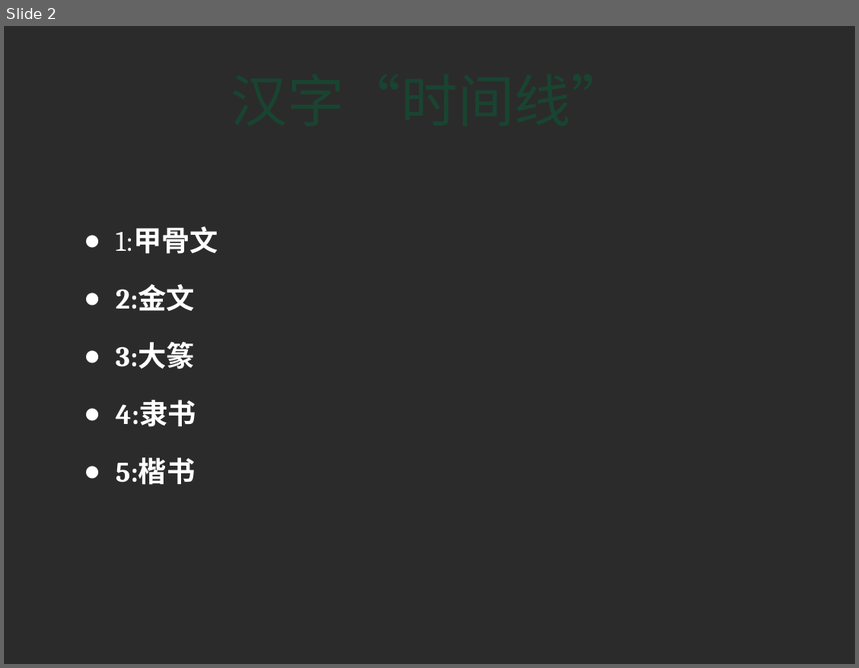
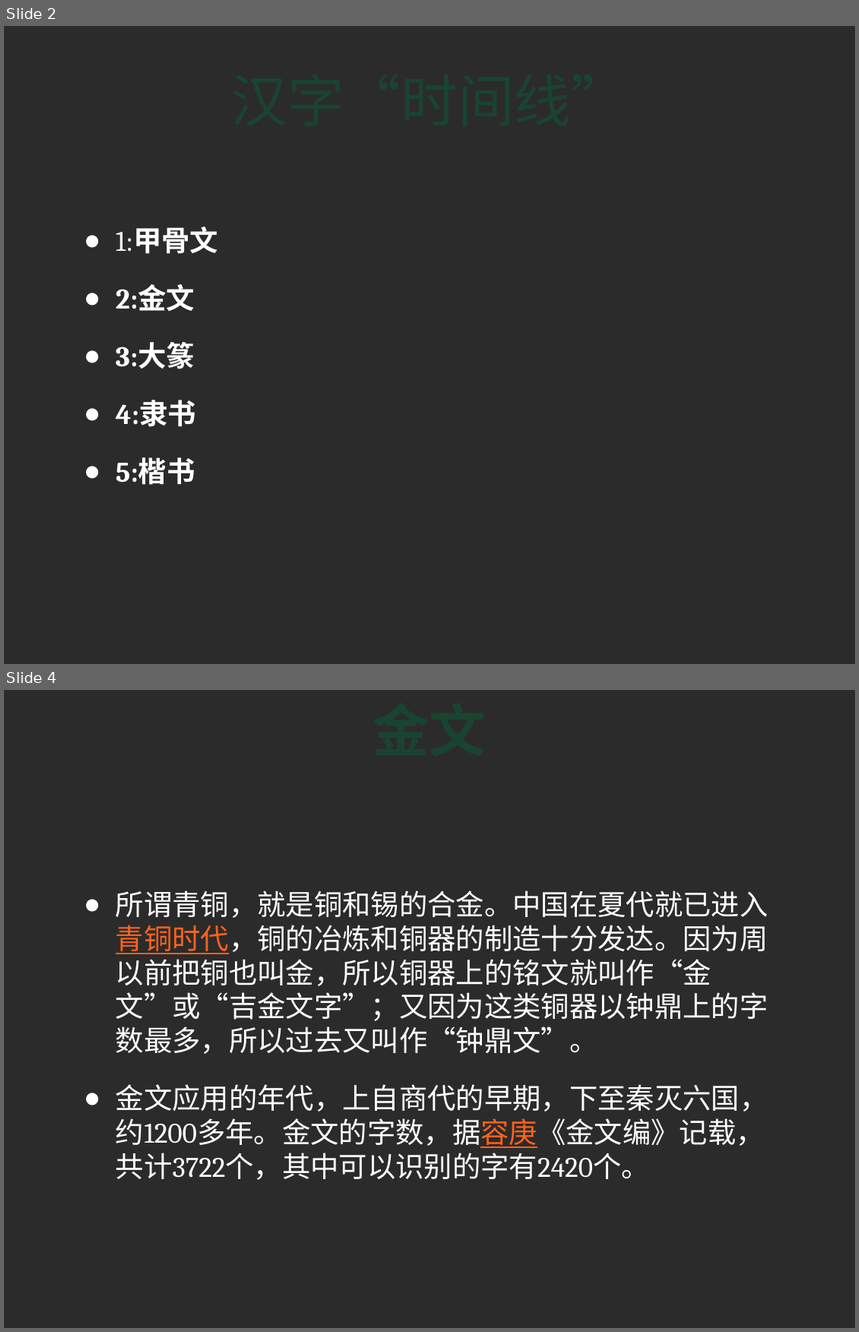
Before and after one commit to calvinweb/ppt, a slide deck: 有趣的汉字.pptx. Shown one above the other, each under a label of ours: slide 2 before the commit, slides 2 and 4 after it; the slides between them are not shown. The pictures are 859x668 and 859x1332 pixels, drawn with LibreOffice and Linux fonts; fonts in the diff are those of the drawing; background and template pictures are left out; a plain dark background stands for a picture behind light text. Boxes give left, top, right and bottom in pixels: in the first picture for what was removed or moved away, otherwise in the second. Text is boxed around its words. In the diff, an @@ line names an element or a change of style, - is before the commit and + after.

```diff
--- a/有趣的汉字.pptx
+++ b/有趣的汉字.pptx
@@ slide 4 added at bbox=[4, 690, 855, 1328], background picture (left out) @@
@@ title added at bbox=[75, 698, 784, 830], 48 pt, text #194431, bold @@
+金文
@@ text added at bbox=[116, 891, 769, 1180], 24 pt, text #FFFFFF @@
+● 所谓青铜，就是铜和锡的合金。中国在夏代就已进入青铜时代，铜的冶炼和铜器的制造十分发达。因为周以前把铜也叫金，所以铜器上的铭文就叫作“金文”或“吉金文字”；又因为这类铜器以钟鼎上的字数最多，所以过去又叫作“钟鼎文”。
+● 金文应用的年代，上自商代的早期，下至秦灭六国，约1200多年。金文的字数，据容庚《金文编》记载，共计3722个，其中可以识别的字有2420个。
```
Also in this commit, not shown: 3 other slides added.
